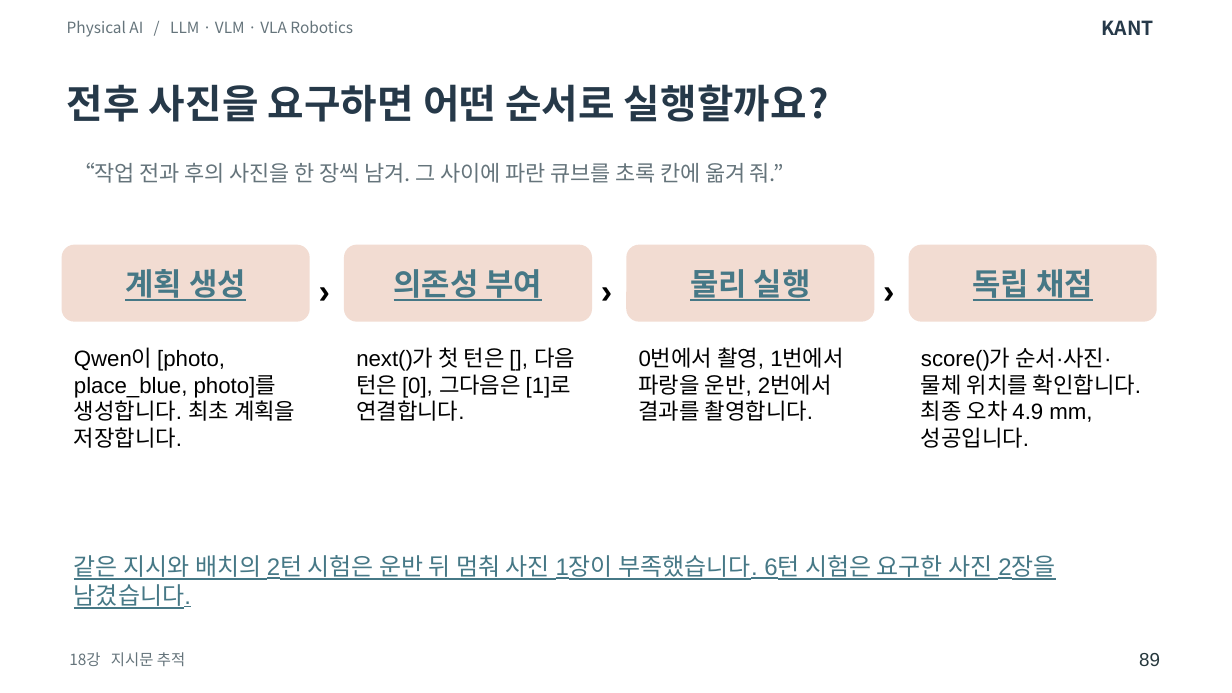
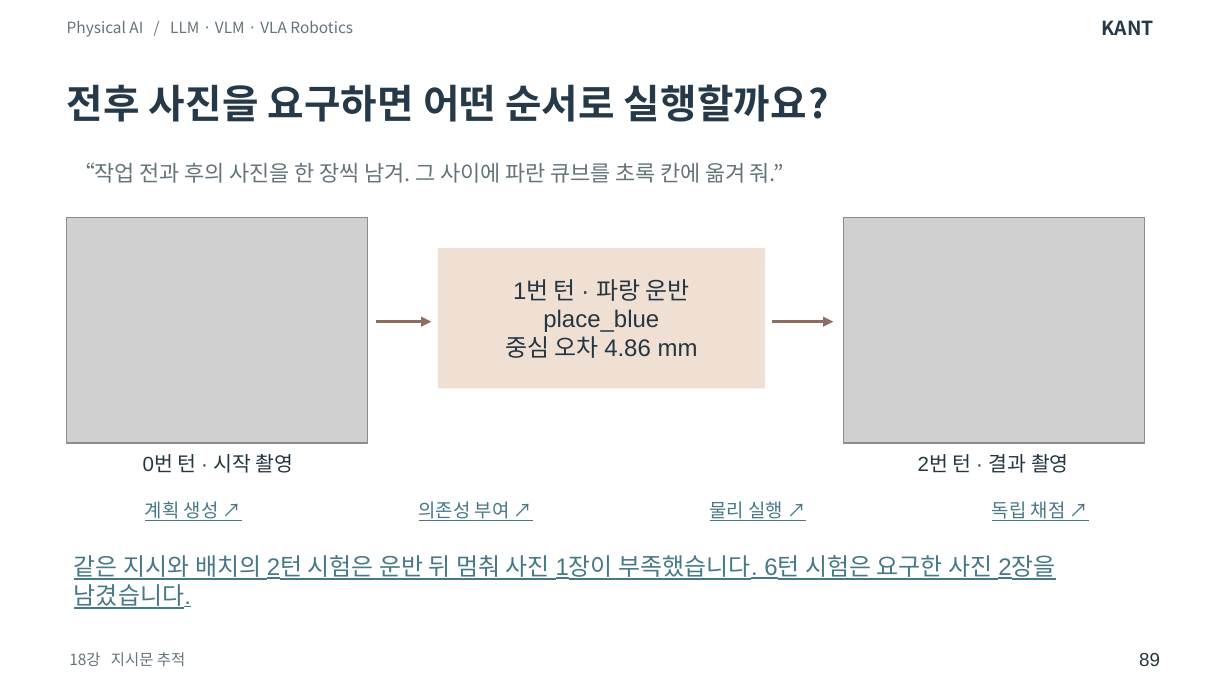
Before and after one commit to SpartaPA/waffle-mpx-lyrical, a slide deck: slide 89 of lessons/14-18/lessons-14-18.pptx. Drawn at 1232x693 pixels with LibreOffice and Linux fonts; fonts in the diff are those of the drawing; grey boxes stand for pictures. Boxes give left, top, right and bottom in pixels: in the first picture for what was removed or moved away, otherwise in the second. Text is boxed around its words. In the diff, an @@ line names an element or a change of style, - is before the commit and + after.

Commit message:
14~18강 본문에서 실제 관측과 판정 과정을 개념별 도식으로 풀어냈습니다

```diff
--- a/lessons/14-18/lessons-14-18.pptx
+++ b/lessons/14-18/lessons-14-18.pptx
@@ picture added at (67,217,367,442) @@
@@ picture added at (844,217,1145,442) @@
@@ text removed at (307,256,355,323) @@
-›
@@ rectangle added at (439,248,765,388), fill #F0DFD3, 14 pt, text #243741 @@
+1번 턴 · 파랑 운반
+place_blue
+중심 오차 4.86 mm
@@ text removed at (589,256,637,323) @@
-›
@@ text removed at (871,256,919,323) @@
-›
@@ arrow added from (377, 322) to (431, 322), #8B6E60 1.6 pt @@
@@ arrow added from (771, 322) to (833, 322), #8B6E60 1.6 pt @@
@@ text removed at (74,348,295,448) @@
-Qwen이 [photo, place_blue, photo]를 생성합니다. 최초 계획을 저장합니다.
@@ text removed at (356,347,575,421) @@
-next()가 첫 턴은 [], 다음 턴은 [0], 그다음은 [1]로 연결합니다.
@@ text removed at (639,347,844,421) @@
-0번에서 촬영, 1번에서 파랑을 운반, 2번에서 결과를 촬영합니다.
@@ text removed at (921,347,1141,448) @@
-score()가 순서·사진·물체 위치를 확인합니다. 최종 오차 4.9 mm, 성공입니다.
@@ text added at (143,454,294,473), 12 pt, text #243741 @@
+0번 턴 · 시작 촬영
@@ text added at (918,454,1069,473), 12 pt, text #243741 @@
+2번 턴 · 결과 촬영
@@ text "계획 생성 ↗": place and size @@
-text "계획 생성 ↗" at (62,245,309,322)
+text "계획 생성 ↗" at (145,501,219,521)
@@ text at (145,501,219,521): text changed; size 18 to 11 pt; bold off @@
-계획 생성
+계획 생성 ↗
@@ text "의존성 부여 ↗": place and size @@
-text "의존성 부여 ↗" at (344,245,591,322)
+text "의존성 부여 ↗" at (419,501,510,521)
@@ text at (419,501,510,521): text changed; size 18 to 11 pt; bold off @@
-의존성 부여
+의존성 부여 ↗
@@ text "물리 실행 ↗": place and size @@
-text "물리 실행 ↗" at (626,245,873,322)
+text "물리 실행 ↗" at (710,501,784,521)
@@ text at (710,501,784,521): text changed; size 18 to 11 pt; bold off @@
-물리 실행
+물리 실행 ↗
@@ fill #F2DCD2 to none in 4 elements at (145,501,219,521), (419,501,510,521), (710,501,784,521), (992,501,1066,521) @@
@@ text "독립 채점 ↗": place and size @@
-text "독립 채점 ↗" at (909,245,1157,322)
+text "독립 채점 ↗" at (992,501,1066,521)
@@ text at (992,501,1066,521): text changed; size 18 to 11 pt; bold off @@
-독립 채점
+독립 채점 ↗
```
Also in this commit, not shown: 28 other slides changed.
